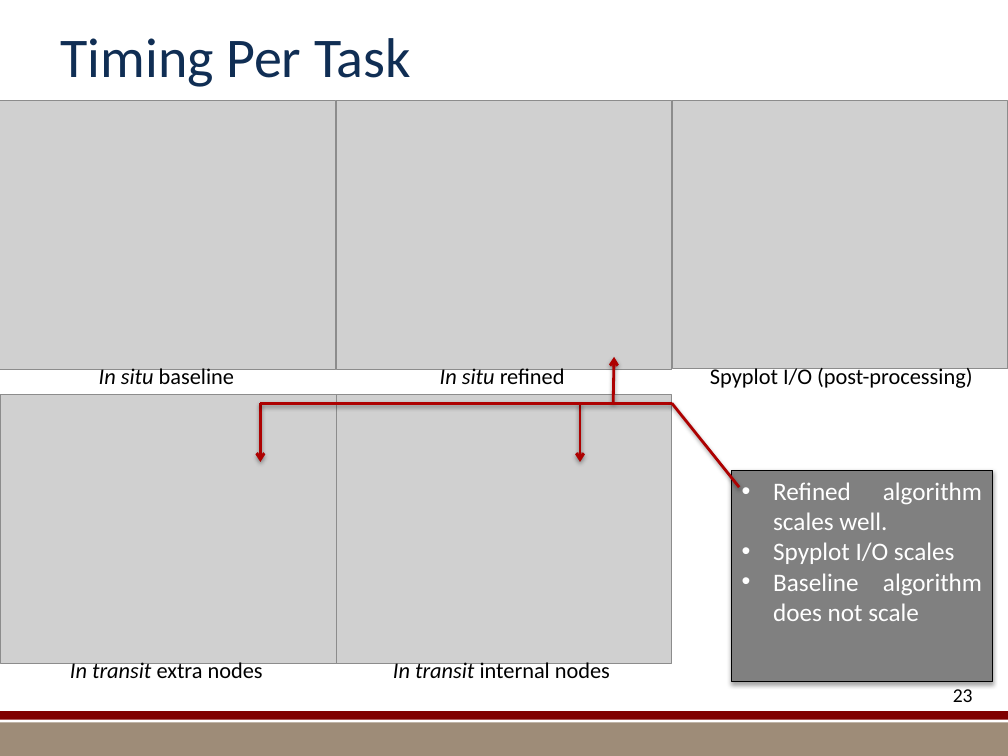
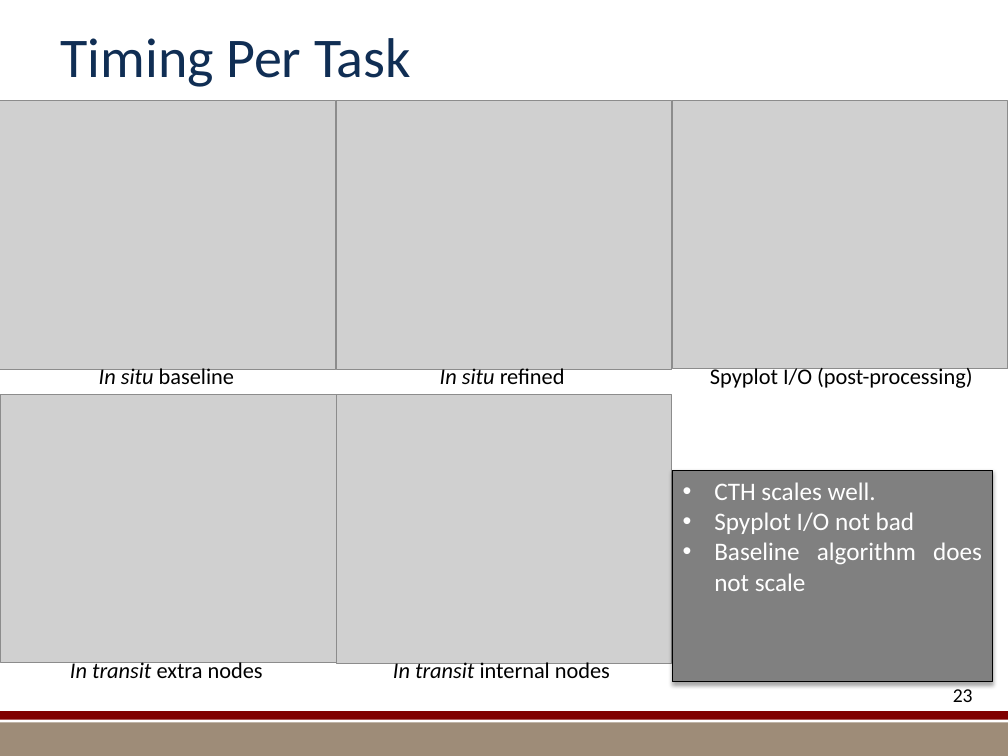
Before and after one commit to kmorel-papers/MilestoneFY13, a slide deck: slide 23 of Summary/SummarySlides.pptx. Drawn at 1008x756 pixels with LibreOffice and Linux fonts; fonts in the diff are those of the drawing; grey boxes stand for pictures; background and template pictures are left out. Boxes give left, top, right and bottom in pixels: in the first picture for what was removed or moved away, otherwise in the second. Text is boxed around its words. In the diff, an @@ line names an element or a change of style, - is before the commit and + after.

```diff
--- a/Summary/SummarySlides.pptx
+++ b/Summary/SummarySlides.pptx
@@ rounded rectangle removed at [554, 151, 638, 357] @@
@@ arrow removed from (613, 403) to (614, 357) @@
@@ arrow removed from (260, 403) to (260, 462) @@
@@ line removed from (260, 403) to (672, 403) @@
@@ arrow removed from (580, 403) to (580, 462) @@
@@ line removed from (672, 403) to (739, 487) @@
@@ rounded rectangle removed at [219, 443, 302, 648] @@
@@ rounded rectangle removed at [553, 443, 637, 648] @@
@@ rectangle "CTH scales well.": place and size @@
-rectangle "CTH scales well." at [732, 471, 992, 682]
+rectangle "CTH scales well." at [672, 471, 992, 682]
@@ text in rectangle at [714, 482, 915, 534]: text changed @@
-• Refined algorithm scales well.
-• Spyplot I/O scales
+• CTH scales well.
+• Spyplot I/O not bad
```
Also in this commit, not shown: 11 other slides changed, 4 slides added, 3 slides removed, 19 other files.
